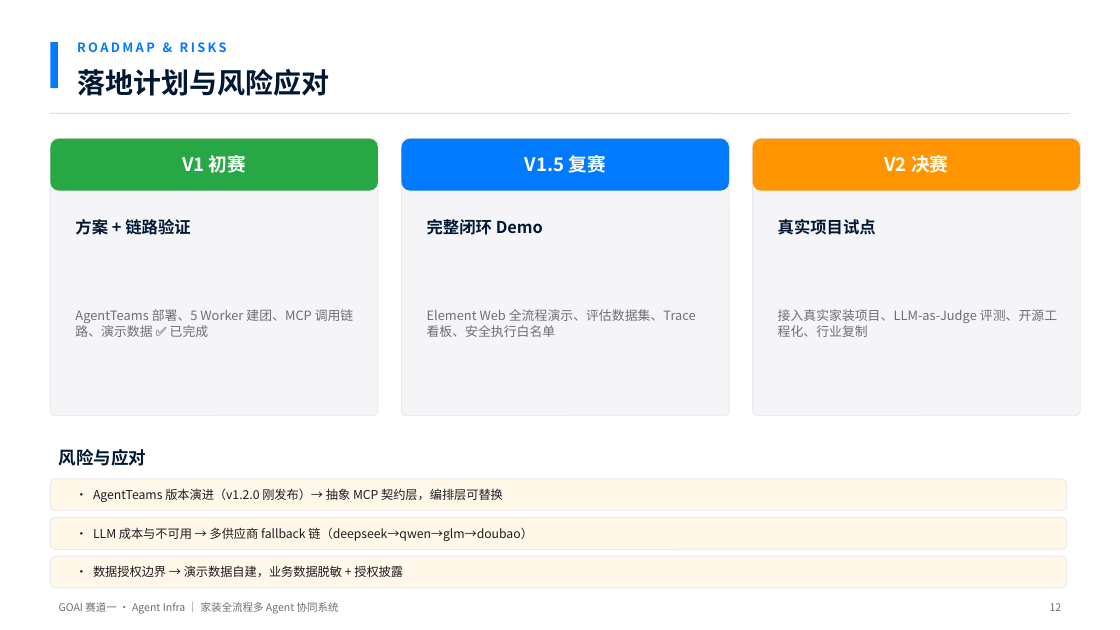
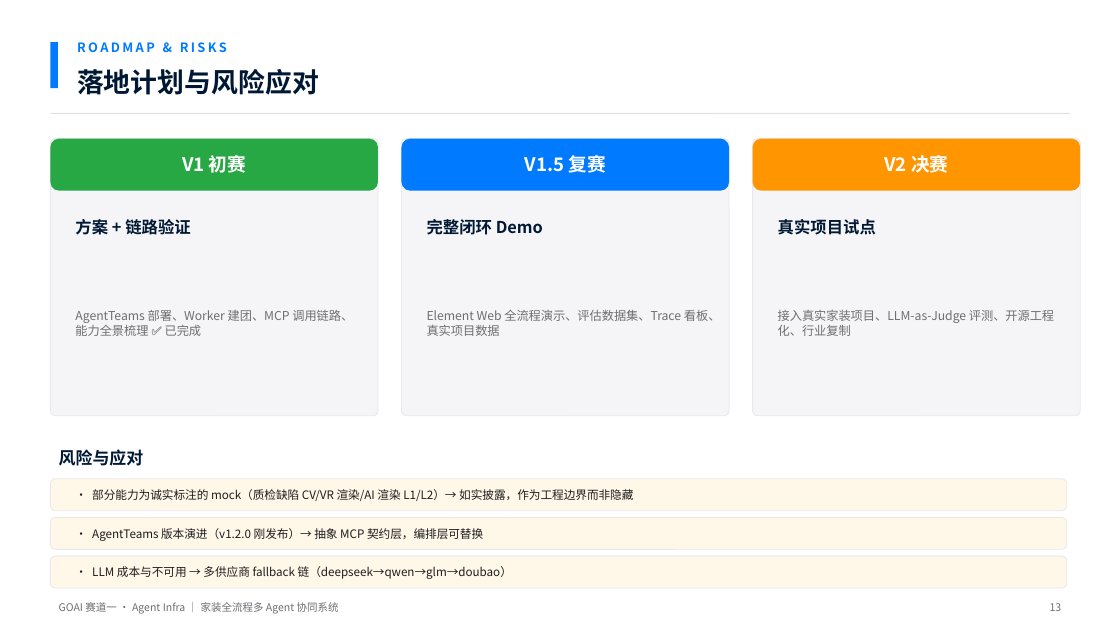
Before and after one commit to SUOKE2024/i-home.life, a slide deck: slide 13 of goai-agent-infra/ppt/GOAI初赛-家装全流程多Agent协同系统.pptx (slide 12 before the commit). Drawn at 1120x630 pixels with LibreOffice and Linux fonts; fonts in the diff are those of the drawing. Boxes give left, top, right and bottom in pixels: in the first picture for what was removed or moved away, otherwise in the second. Text is boxed around its words. In the diff, an @@ line names an element or a change of style, - is before the commit and + after.

Commit message:
docs(goai): 初赛材料 v2 — 基于索克家居真实能力全景 + 2026 行业进展
- 作品简介/方案：23 Agent + 60 API + 90 Service 全流程真实能力
  （总控编排/AR测量/设计域/VR/CAD/BIM/语音/智能家居）
- PPT 升级 13 页：行业背景（2026白皮书空间智能三能力+竞品对标）
  + 能力全景 + Orchestrator×AgentTeams 映射 + 设计域交付物
- Agent Identity 清单扩展至 8 Worker ↔ 真实 Agent 映射

```diff
--- a/goai-agent-infra/ppt/GOAI初赛-家装全流程多Agent协同系统.pptx
+++ b/goai-agent-infra/ppt/GOAI初赛-家装全流程多Agent协同系统.pptx
@@ text "落地计划与风险应对" at <box>77,69,319,95</box>: size 24 to 23 pt @@
@@ text "接入真实家装项目、LLM-as-Judge 评测、开源工程化、行业复制" at <box>778,310,1054,336</box>: size 11 to 10.5 pt @@
@@ text at <box>75,310,353,336</box>: text changed; size 11 to 10.5 pt @@
-AgentTeams 部署、5 Worker 建团、MCP 调用链路、演示数据 ✅ 已完成
+AgentTeams 部署、Worker 建团、MCP 调用链路、能力全景梳理 ✅ 已完成
@@ text at <box>427,310,721,336</box>: text changed; size 11 to 10.5 pt @@
-Element Web 全流程演示、评估数据集、Trace 看板、安全执行白名单
+Element Web 全流程演示、评估数据集、Trace 看板、真实项目数据
@@ text "风险与应对" at <box>59,449,144,466</box>: size 15 to 14.5 pt @@
@@ text added at <box>92,489,633,501</box>, 10 pt, text #1D1D1F @@
+• 部分能力为诚实标注的 mock（质检缺陷 CV/VR 渲染/AI 渲染 L1/L2）→ 如实披露，作为工程边界而非隐藏
@@ text "• AgentTeams 版本演进（v1.2.0 刚发布）→ 抽象 ...": place and size @@
-text "• AgentTeams 版本演进（v1.2.0 刚发布）→ 抽象 ..." at <box>93,488,503,502</box>
+text "• AgentTeams 版本演进（v1.2.0 刚发布）→ 抽象 ..." at <box>92,528,483,541</box>
@@ text "• AgentTeams 版本演进（v1.2.0 刚发布）→ 抽象 ..." at <box>92,528,483,541</box>: size 10.5 to 10 pt @@
@@ text "• LLM 成本与不可用 → 多供应商 ...": place and size @@
-text "• LLM 成本与不可用 → 多供应商 ..." at <box>93,527,533,541</box>
+text "• LLM 成本与不可用 → 多供应商 ..." at <box>92,566,512,579</box>
@@ text "• LLM 成本与不可用 → 多供应商 ..." at <box>92,566,512,579</box>: size 10.5 to 10 pt @@
@@ text removed at <box>93,565,403,577</box> @@
-• 数据授权边界 → 演示数据自建，业务数据脱敏 + 授权披露
```
Also in this commit, not shown: 6 other slides changed, 6 slides added, 5 slides removed, 4 other files.
